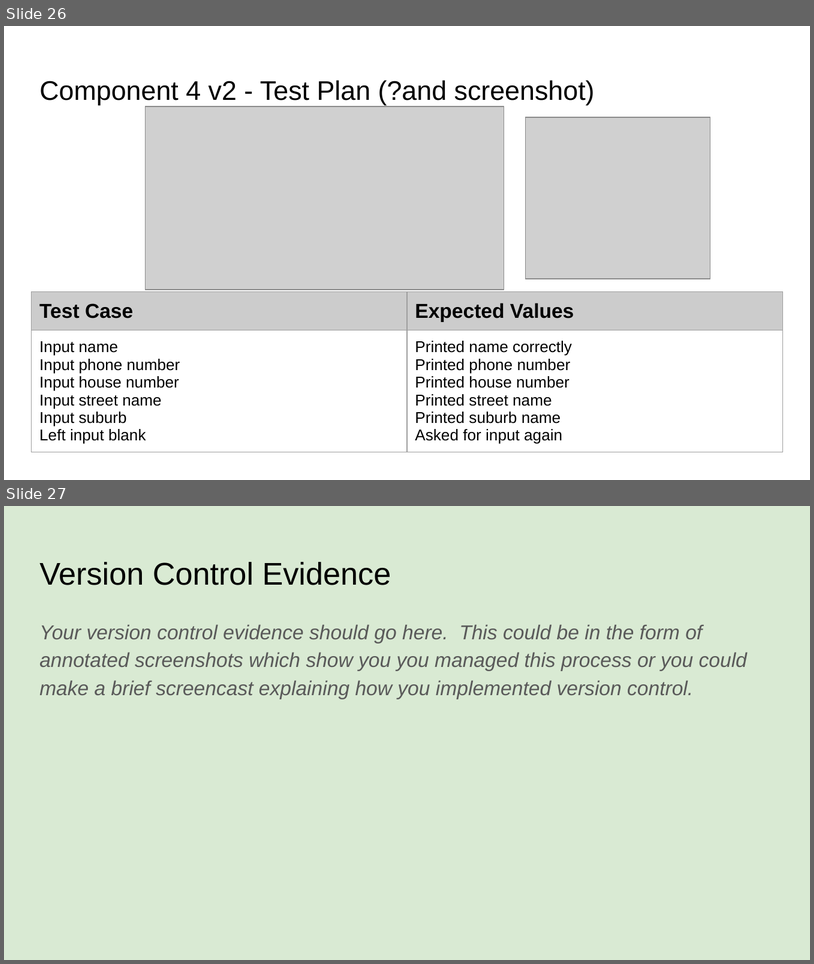
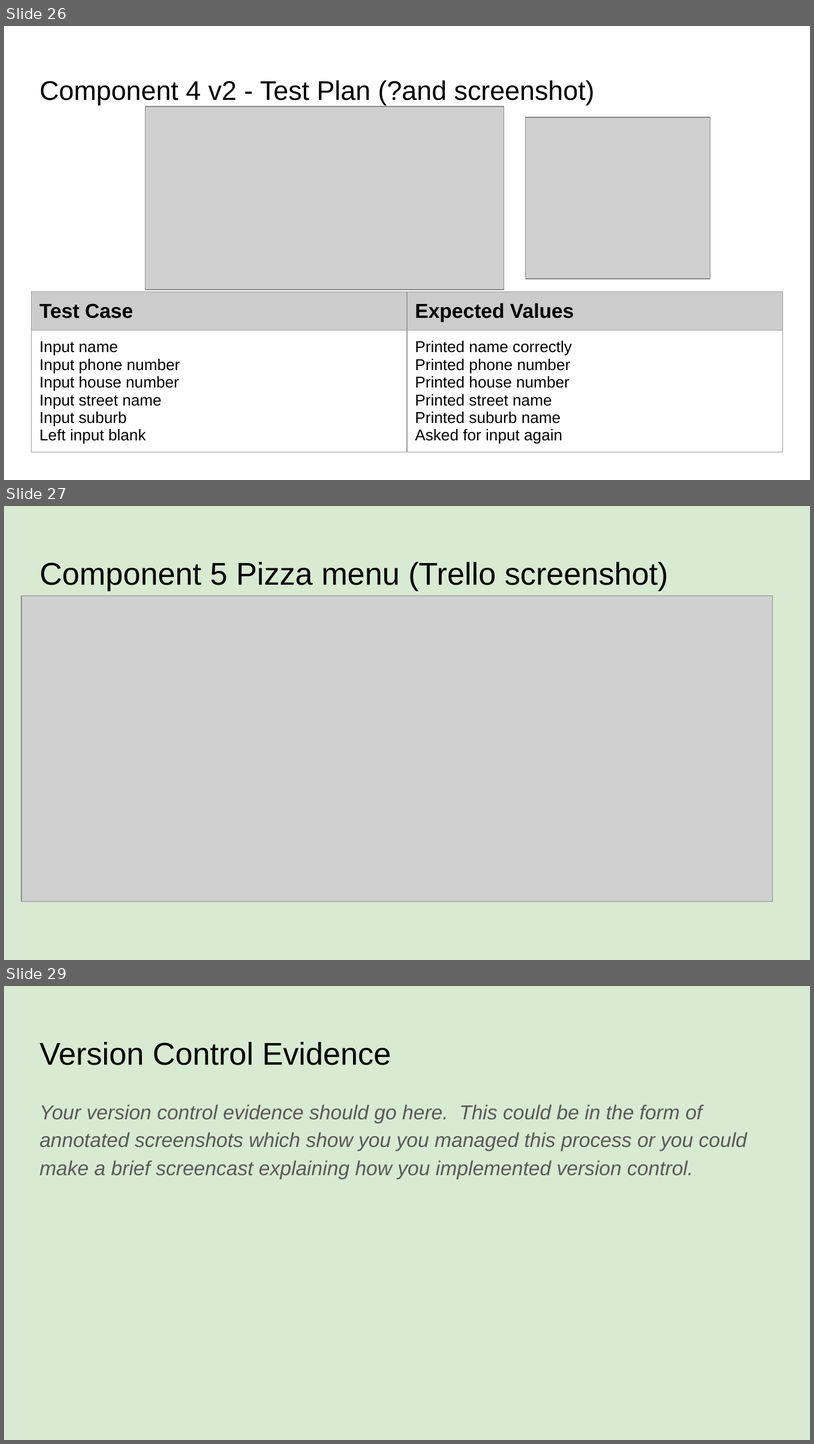
Before and after one commit to James-Wilde/Pizza_Bot, a slide deck: 022_91893+_+91897+Documentation.pptx. Shown one above the other, each under a label of ours: slides 26 and 27 before the commit, slides 26, 27 and 29 after it; the slides between them are not shown. The pictures are 814x964 and 814x1444 pixels, drawn with LibreOffice and Linux fonts; fonts in the diff are those of the drawing; grey boxes stand for pictures. Boxes give left, top, right and bottom in pixels: in the first picture for what was removed or moved away, otherwise in the second. Text is boxed around its words. In the diff, an @@ line names an element or a change of style, - is before the commit and + after.

Commit message:
Added version 1 pizza menu
Created a basic pizza menu

```diff
--- a/022_91893+_+91897+Documentation.pptx
+++ b/022_91893+_+91897+Documentation.pptx
@@ slide 27 added at <box>4,506,810,960</box>, background #D9EAD3 @@
@@ title added at <box>39,562,669,591</box>, 28 pt, text #000000 @@
+Component 5 Pizza menu (Trello screenshot)
@@ picture added at <box>22,595,773,901</box> @@
@@ what was slide 27 is now slide 29 @@
```
Also in this commit, not shown: 1 other slide added, 1 other file.
